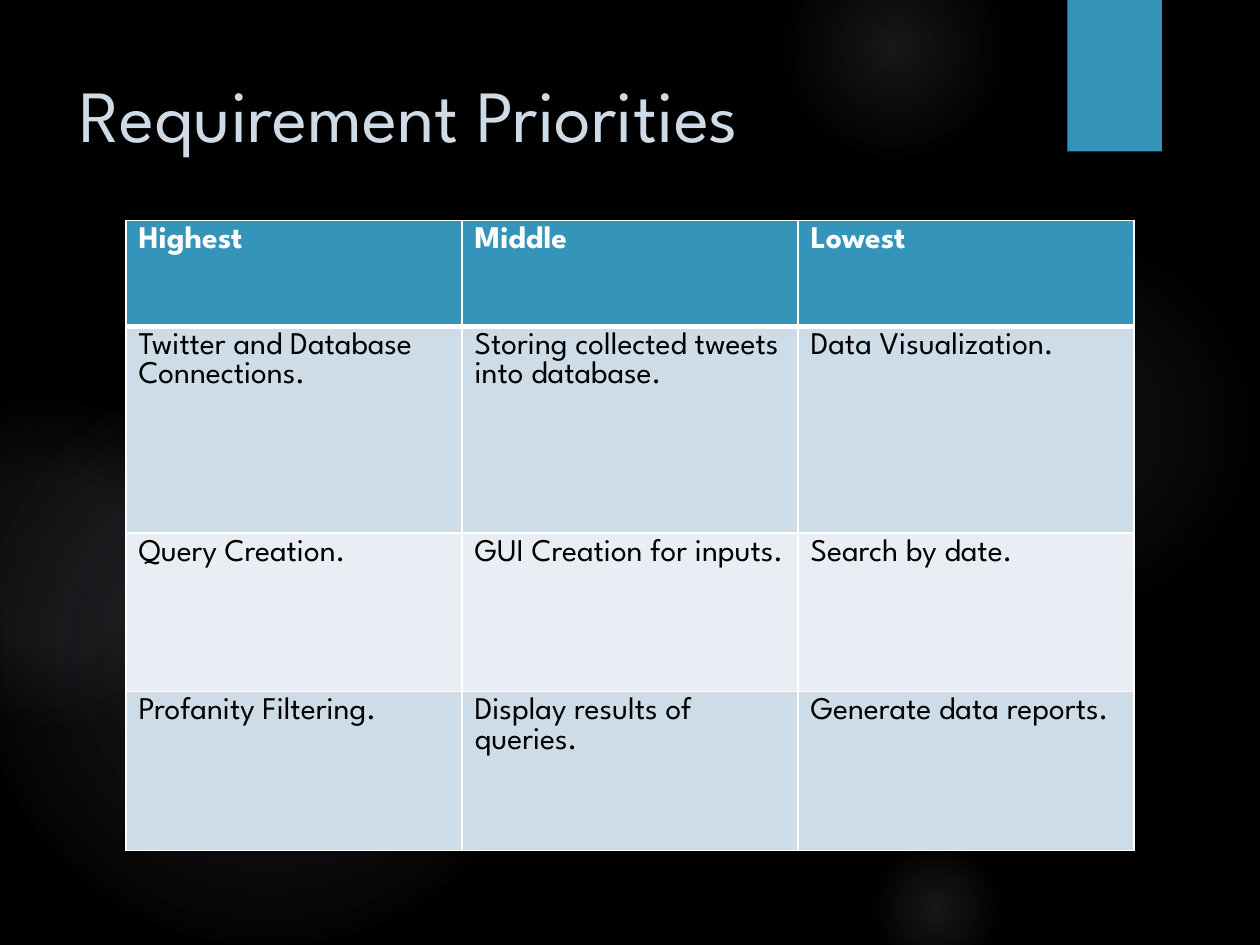
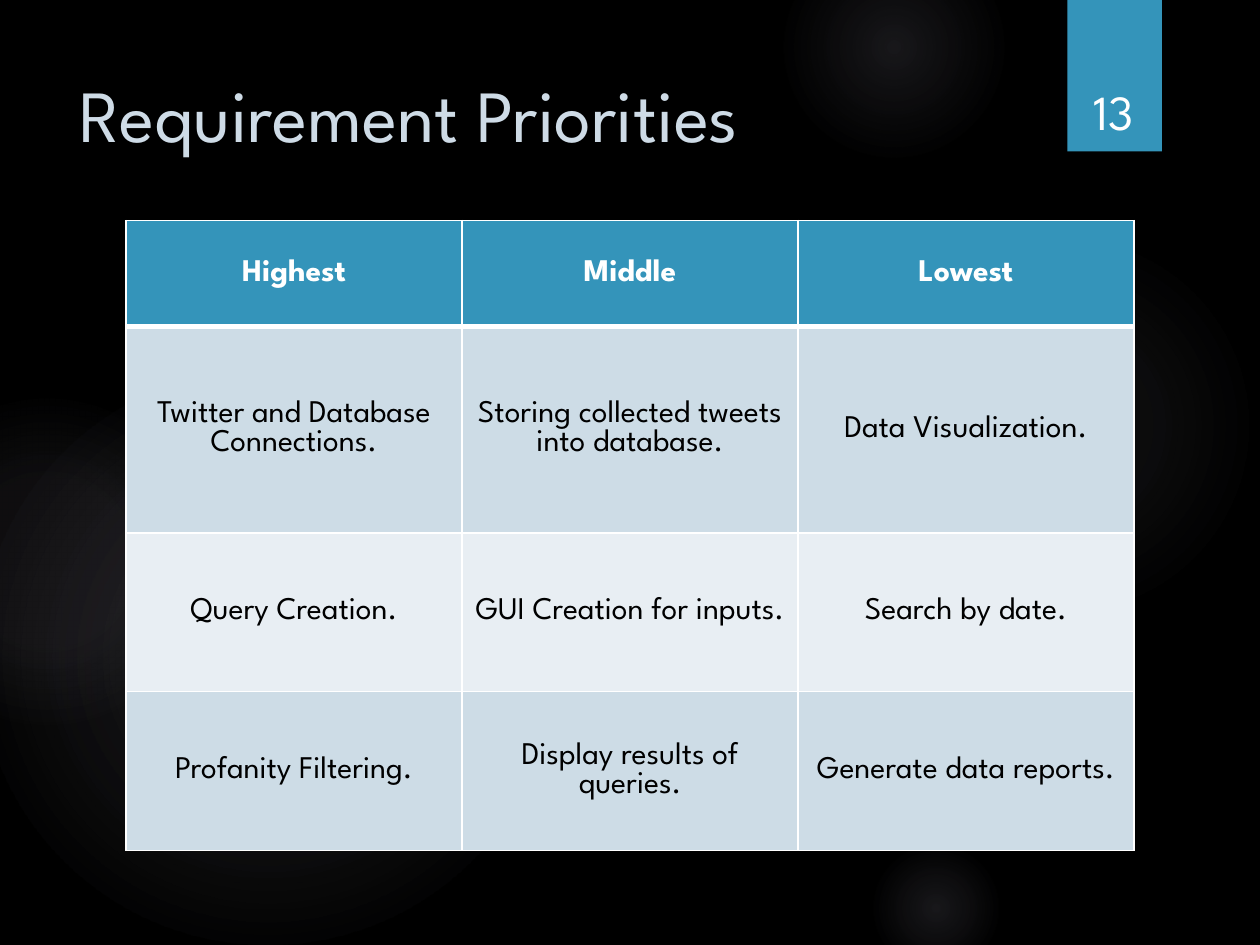
Before and after one commit to exopsRamba/Twitter-Analytics, a slide deck: slide 13 of Software Engineering.pptx (slide 12 before the commit). Drawn at 1260x945 pixels with LibreOffice and Linux fonts; fonts in the diff are those of the drawing; background and template pictures are left out. Boxes give left, top, right and bottom in pixels: in the first picture for what was removed or moved away, otherwise in the second. Text is boxed around its words. In the diff, an @@ line names an element or a change of style, - is before the commit and + after.

```diff
--- a/Software Engineering.pptx
+++ b/Software Engineering.pptx
@@ page number added at (x1=1093, y1=97, x2=1133, y2=131), 28 pt, text #FFFFFF @@
+13
@@ table at (x1=126, y1=220, x2=1135, y2=850) @@
@@ alignment left to centre @@
```
Also in this commit, not shown: 26 other slides changed, 1 slide added.
